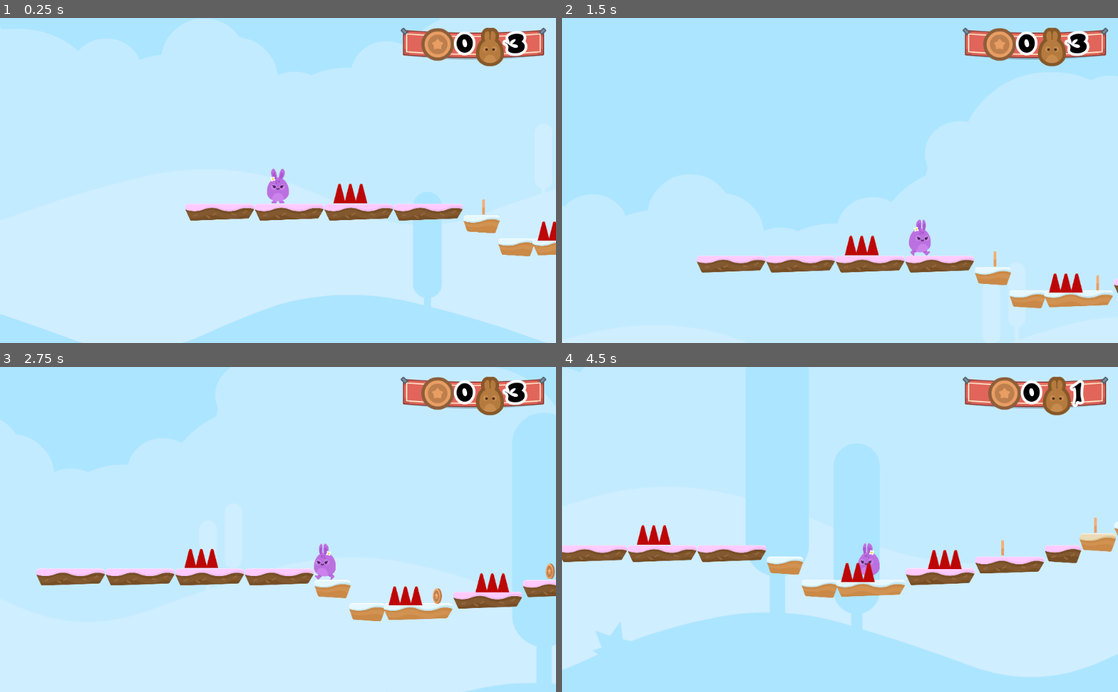
Above: before the commit, frames 1-4 (two rows, left to right).
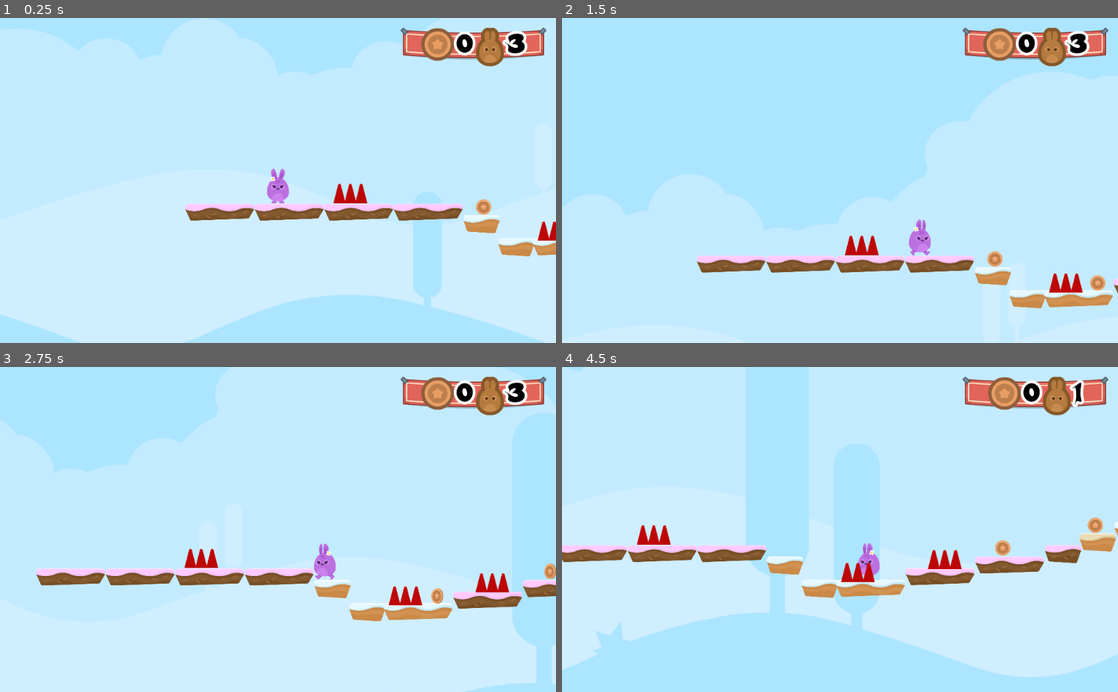
Above: after the commit, the same moments.

Repository: KennedyMungai/SimplePlatformer
Game: Godot game, scene res://Scenes/Levels/Level1.tscn
The game is run twice, just before and just after one commit, with the same random seed, the same clock (stepped at 60 frames per second) and the same inputs.
Inputs:
- Up to frame 1 (0.25 s): no input
- Up to frame 2 (1.5 s): hold D (right) from 0.53 s (still down); tap W (jump) at 0.77 s
- Up to frame 3 (2.75 s): tap W (jump) at 1.52 s; release D (right) at 2.03 s; hold A (left) from 2.03 s (still down)
- Up to frame 4 (4.5 s): release A (left) at 2.78 s; hold D (right) 2.78-4.28 s; tap W (jump) at 3.02, 3.77 s; hold A (left) from 4.28 s (still down)

The runs differ from the first frame. In frame 1, 0.1% of the frame differs, in the area x 85-89%, y 55-61%; in frame 2, 0.2%, in the area x 76-98%, y 71-84%; in frame 3, less than 0.1%; in frame 4, 0.2%.

Commit message:
Changed teh volume to 5

Diff:
--- a/Scenes/Coin.tscn
+++ b/Scenes/Coin.tscn
@@ -69,7 +69,7 @@
 [node name="AnimatedSprite" type="AnimatedSprite" parent="."]
 frames = SubResource( 1 )
 animation = "spin"
-frame = 1
+frame = 4
 playing = true
 
 [node name="Area2D" type="Area2D" parent="."]
@@ -80,6 +80,7 @@
 
 [node name="CoinSound" type="AudioStreamPlayer2D" parent="."]
 stream = ExtResource( 5 )
+volume_db = 5.0
 
 [node name="AnimationPlayer" type="AnimationPlayer" parent="."]
 anims/Die = SubResource( 3 )
